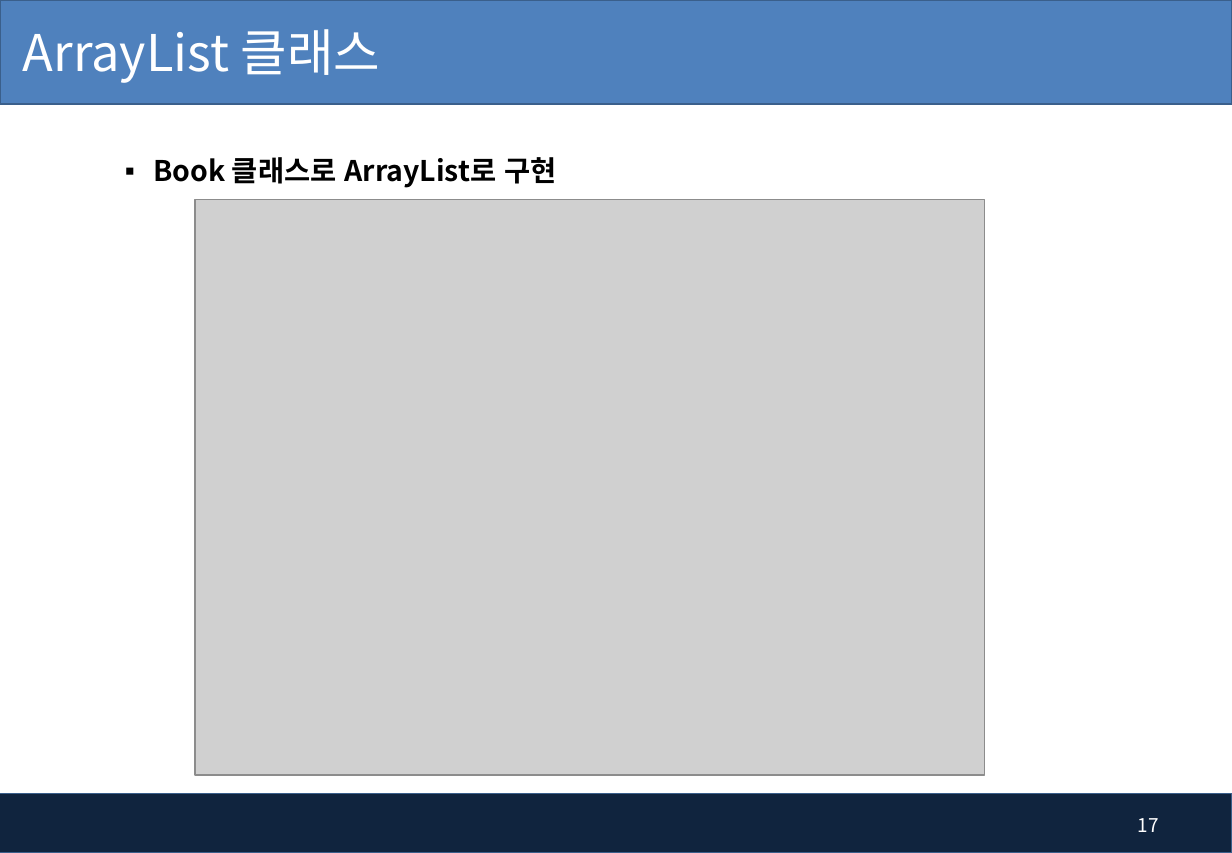
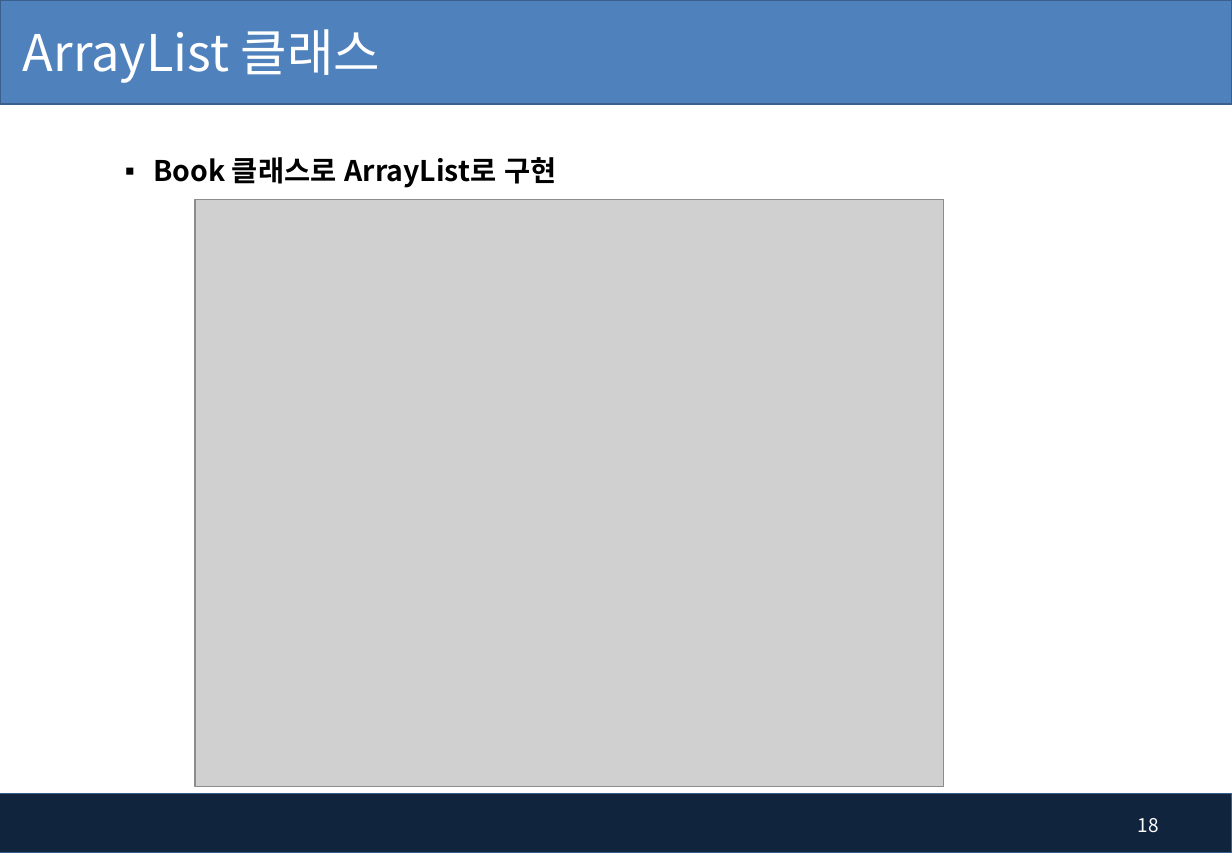
Before and after one commit to pshho/ngreen_project, a slide deck: slide 18 of javaWorks/자료/java_ppt/7장. 배열 객체와 ArrayList.pptx (slide 17 before the commit). Drawn at 1232x853 pixels with LibreOffice and Linux fonts; fonts in the diff are those of the drawing; grey boxes stand for pictures; background and template pictures are left out. Boxes give left, top, right and bottom in pixels: in the first picture for what was removed or moved away, otherwise in the second. Text is boxed around its words. In the diff, an @@ line names an element or a change of style, - is before the commit and + after.

```diff
--- a/javaWorks/자료/java_ppt/7장. 배열 객체와 ArrayList.pptx
+++ b/javaWorks/자료/java_ppt/7장. 배열 객체와 ArrayList.pptx
@@ picture: place and size @@
-picture at [196, 200, 985, 776]
+picture at [196, 200, 944, 787]
@@ page number at [1138, 818, 1159, 833]: text changed @@
-17
+18
```
Also in this commit, not shown: 8 other slides changed, 3 slides added, 24 other files.
